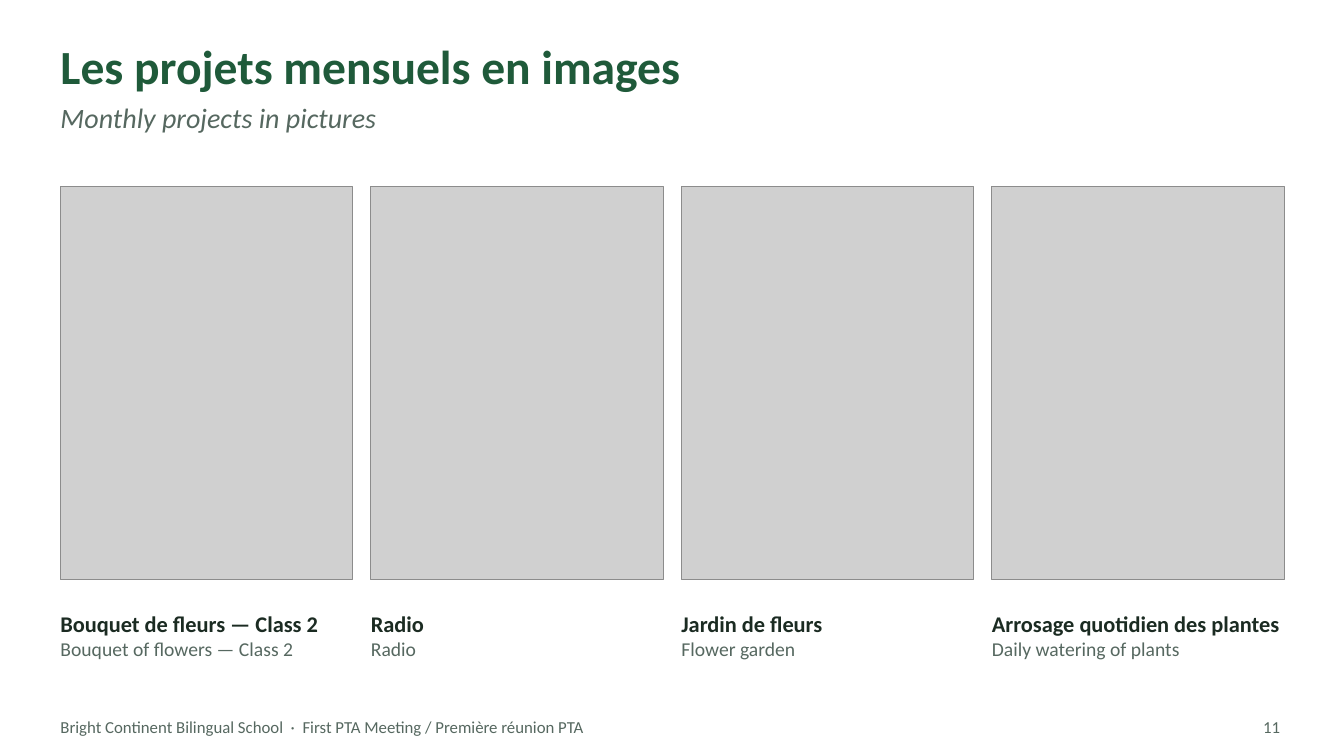
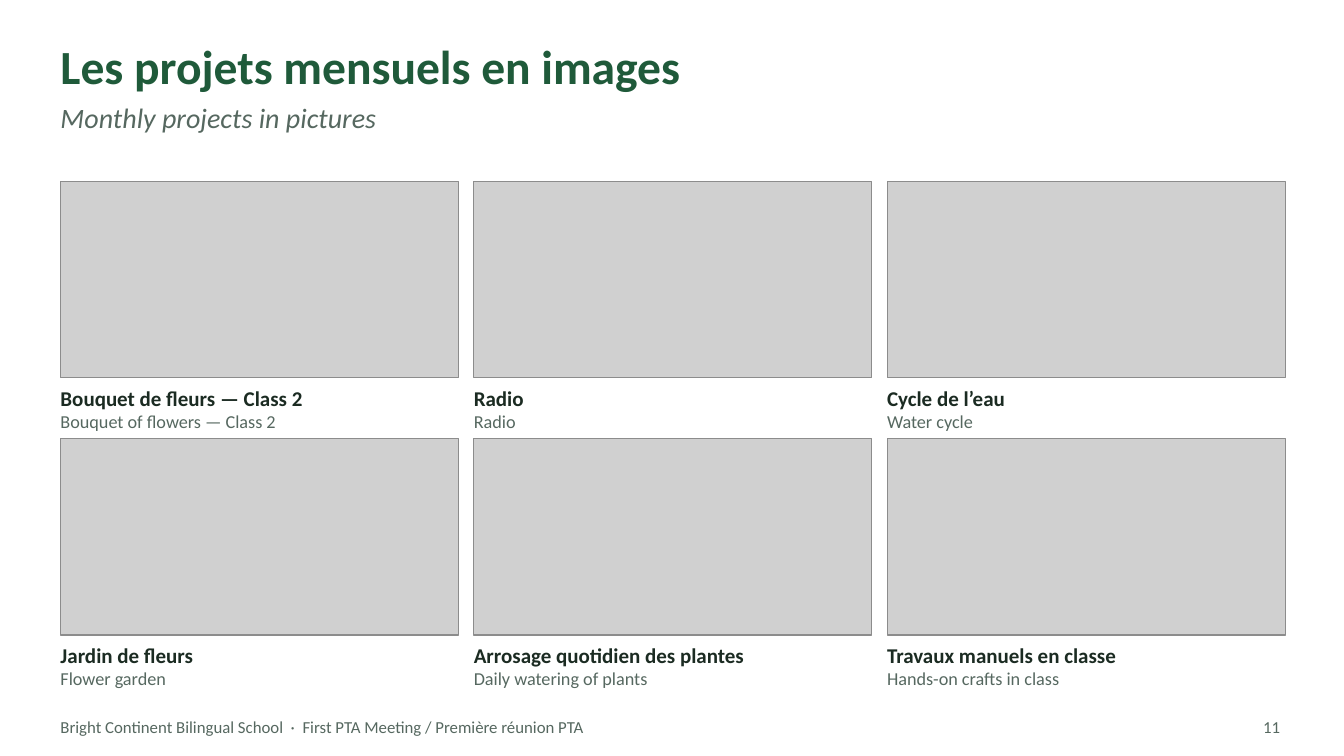
Before and after one commit to hassandevpro/Code, a slide deck: slide 11 of PTA_Meeting_BCBS/BCBS_First_PTA_Meeting.pptx. Drawn at 1344x756 pixels with LibreOffice and Linux fonts; fonts in the diff are those of the drawing; grey boxes stand for pictures; background and template pictures are left out. Boxes give left, top, right and bottom in pixels: in the first picture for what was removed or moved away, otherwise in the second. Text is boxed around its words. In the diff, an @@ line names an element or a change of style, - is before the commit and + after.

```diff
--- a/PTA_Meeting_BCBS/BCBS_First_PTA_Meeting.pptx
+++ b/PTA_Meeting_BCBS/BCBS_First_PTA_Meeting.pptx
@@ picture: place and size @@
-picture at (60,187,353,580)
+picture at (60,181,459,378)
@@ picture: place and size @@
-picture at (371,187,663,580)
+picture at (474,181,872,378)
@@ picture removed at (682,187,974,580) @@
@@ picture added at (887,181,1286,378) @@
@@ picture removed at (992,187,1285,580) @@
@@ text "Bouquet de fleurs — Class ...": place and size @@
-text "Bouquet de fleurs — Class ..." at (60,616,318,659)
+text "Bouquet de fleurs — Class ..." at (60,391,303,431)
@@ text "Bouquet de fleurs — Class ..." at (60,391,303,431): size 16 to 15 pt in "Bouquet de fleurs — Class 2"; size 14 to 13 pt in "Bouquet of flowers — Class 2" @@
@@ text "Radio": place and size @@
-text "Radio" at (371,616,424,656)
+text "Radio" at (474,391,524,428)
@@ text "Radio" at (474,391,524,428): size 16 to 15 pt, size 14 to 13 pt in "Radio" @@
@@ text added at (887,391,1005,431), 15 pt, text #1B2B22, bold @@
+Cycle de l’eau
+Water cycle
@@ picture added at (60,439,459,635) @@
@@ picture added at (474,439,872,635) @@
@@ picture added at (887,439,1286,635) @@
@@ text "Jardin de fleurs": place and size @@
-text "Jardin de fleurs" at (681,616,822,660)
+text "Jardin de fleurs" at (60,648,193,688)
@@ text "Jardin de fleurs" at (60,648,193,688): size 16 to 15 pt in "Jardin de fleurs"; size 14 to 13 pt in "Flower garden" @@
@@ text "Arrosage quotidien des plantes": place and size @@
-text "Arrosage quotidien des plantes" at (992,616,1279,660)
+text "Arrosage quotidien des plantes" at (474,648,744,688)
@@ text "Arrosage quotidien des plantes" at (474,648,744,688): size 16 to 15 pt in "Arrosage quotidien des plantes"; size 14 to 13 pt in "Daily watering of plants" @@
@@ text added at (887,648,1116,685), 15 pt, text #1B2B22, bold @@
+Travaux manuels en classe
+Hands-on crafts in class
```
Also in this commit, not shown: 1 other slide changed.
